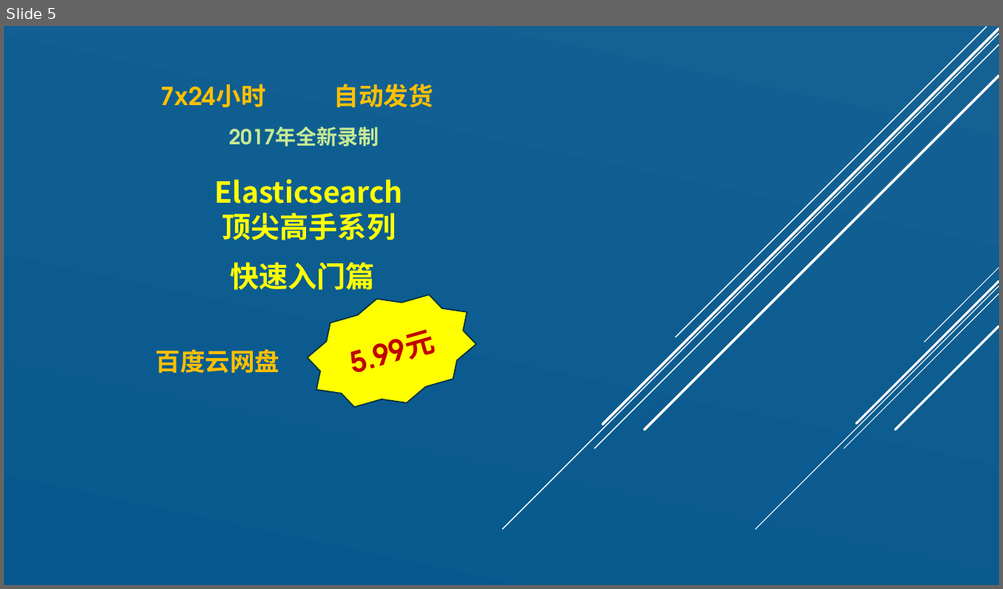
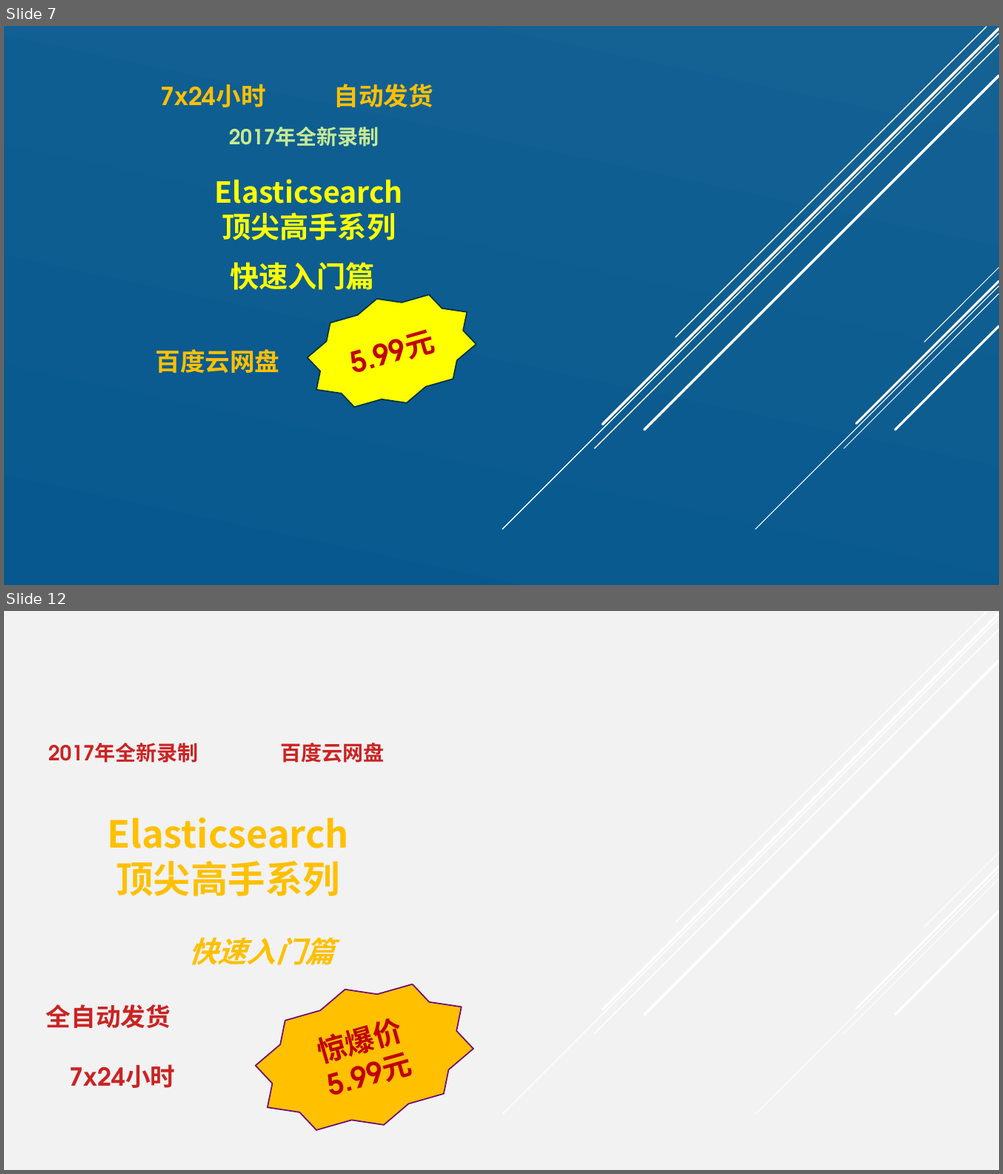
Before and after one commit to zhangpengyf/taobao-shop, a slide deck: 淘宝销售文案.pptx. Shown one above the other, each under a label of ours: slide 5 before the commit, slides 7 and 12 after it; the slides between them are not shown. The pictures are 1003x589 and 1003x1174 pixels, drawn with LibreOffice and Linux fonts; fonts in the diff are those of the drawing. Boxes give left, top, right and bottom in pixels: in the first picture for what was removed or moved away, otherwise in the second. Text is boxed around its words. In the diff, an @@ line names an element or a change of style, - is before the commit and + after.

```diff
--- a/淘宝销售文案.pptx
+++ b/淘宝销售文案.pptx
@@ slide 12 added at [4,611,999,1170], background #F2F2F2; not listed: 10 template elements that a slide beside it also shows @@
@@ text added at [48,743,199,763], 20 pt, text #CB2323, bold @@
+2017年全新录制
@@ text added at [281,743,384,763], 20 pt, text #CB2323, bold @@
+百度云网盘
@@ text added at [107,817,349,897], 36 pt, text #FFC000, bold @@
+Elasticsearch
+顶尖高手系列
@@ text added at [189,937,334,965], 28 pt, text #FFC000, bold, italic @@
+快速入门篇
@@ star added at [242,960,487,1155], fill #FFC000, outline #710A7A 1.25 pt, 28 pt, text #C00000, bold @@
+惊爆价5.99元
@@ text added at [46,1005,175,1088], 24 pt, text #CB2323, bold @@
+全自动发货
+7x24小时
@@ what was slide 5 is now slide 7 @@
```
Also in this commit, not shown: 9 other slides added, 1 other file.
